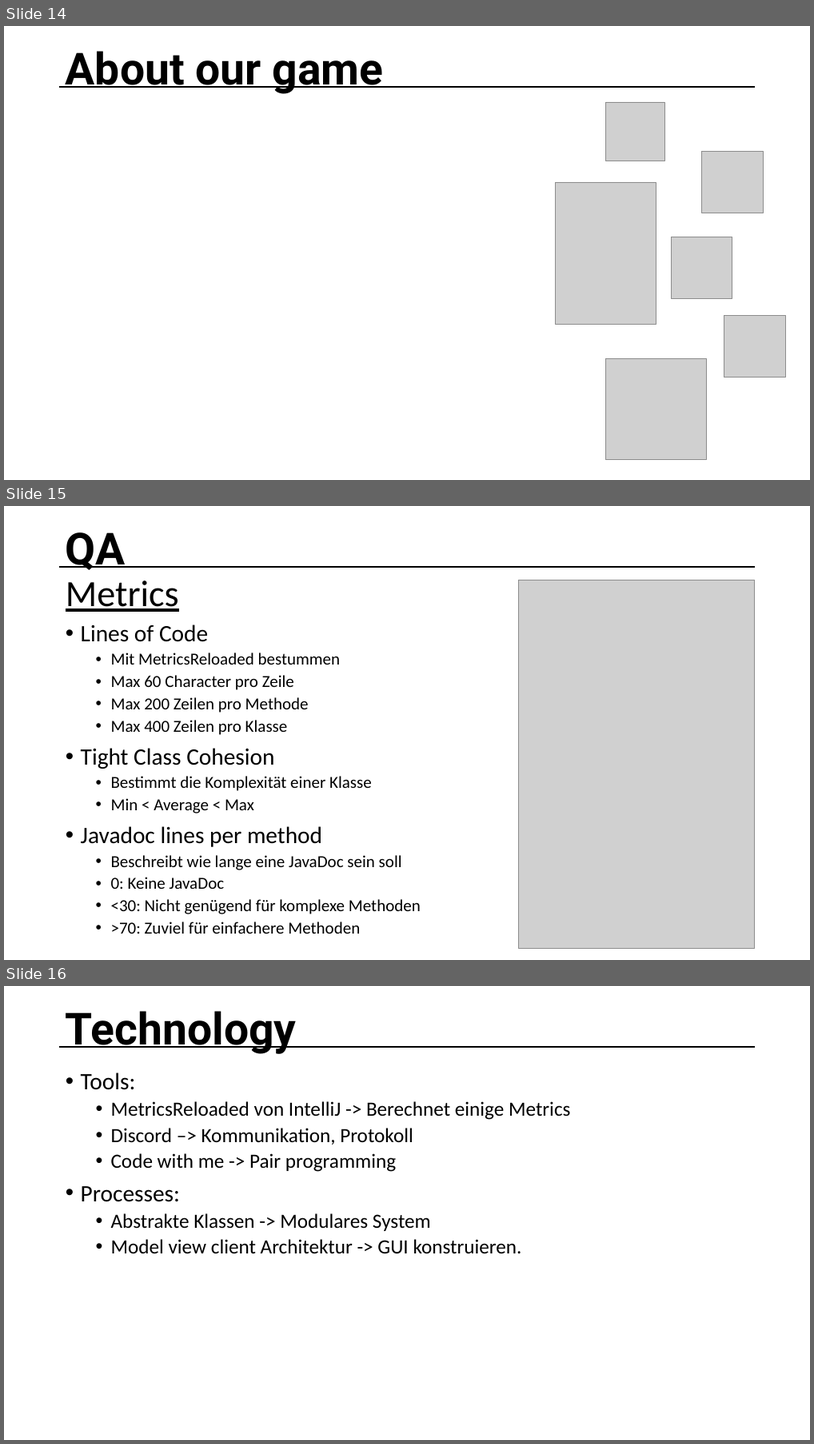
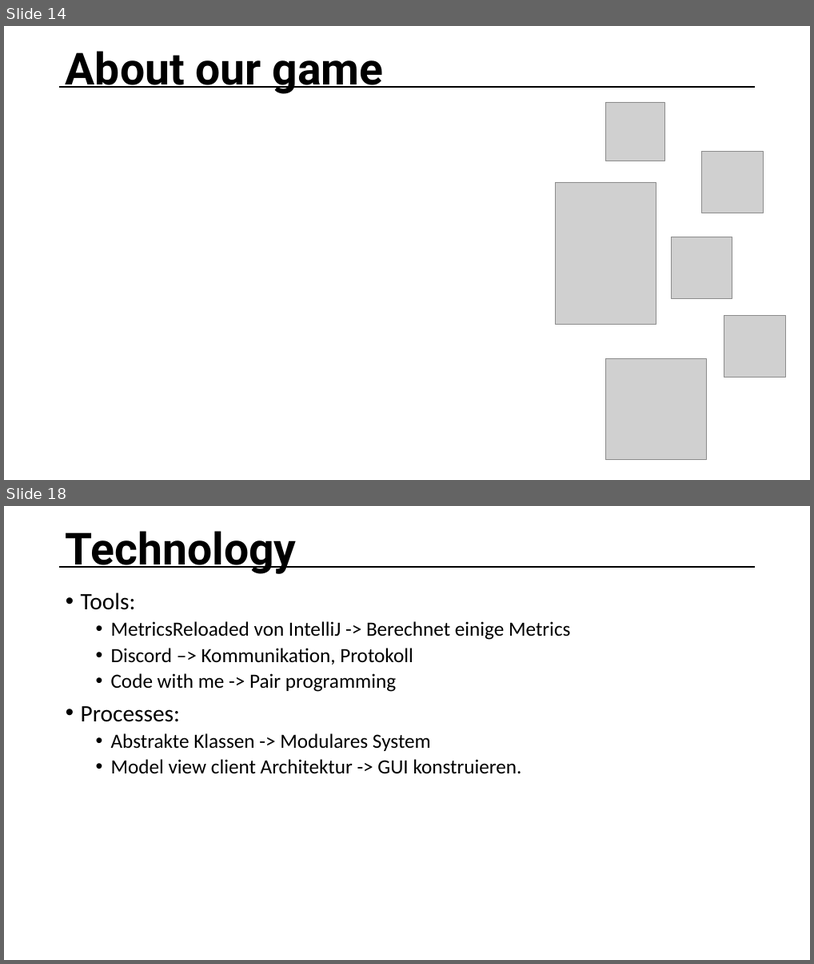
Before and after one commit to Siesma/OreRush, a slide deck: documents/Milestone_5_-_Presentation.pptx. Shown one above the other, each under a label of ours: slides 14, 15 and 16 before the commit, slides 14 and 18 after it; the slides between them are not shown. The pictures are 814x1444 and 814x964 pixels, drawn with LibreOffice and Linux fonts; fonts in the diff are those of the drawing; grey boxes stand for pictures. Boxes give left, top, right and bottom in pixels: in the first picture for what was removed or moved away, otherwise in the second. Text is boxed around its words. In the diff, an @@ line names an element or a change of style, - is before the commit and + after.

```diff
--- a/documents/Milestone_5_-_Presentation.pptx
+++ b/documents/Milestone_5_-_Presentation.pptx
@@ slide 15 removed at (4, 506, 810, 960), background #FFFFFF @@
@@ text removed at (66, 532, 126, 570) @@
-QA
@@ line removed from (60, 567) to (755, 567) @@
@@ title removed at (66, 580, 179, 612) @@
-Metrics
@@ picture removed at (519, 580, 755, 948) @@
@@ text removed at (81, 624, 421, 933) @@
-• Lines of Code
-  • Mit MetricsReloaded bestummen
-  • Max 60 Character pro Zeile
-  • Max 200 Zeilen pro Methode
-  • Max 400 Zeilen pro Klasse
-• Tight Class Cohesion
-  • Bestimmt die Komplexität einer Klasse
-  • Min < Average < Max
-• Javadoc lines per method
-  • Beschreibt wie lange eine JavaDoc sein soll
-  • 0: Keine JavaDoc
-  • <30: Nicht genügend für komplexe Methoden
-  • >70: Zuviel für einfachere Methoden
@@ what was slide 16 is now slide 18 @@
```
Also in this commit, not shown: 3 slides added, 1 other file.
